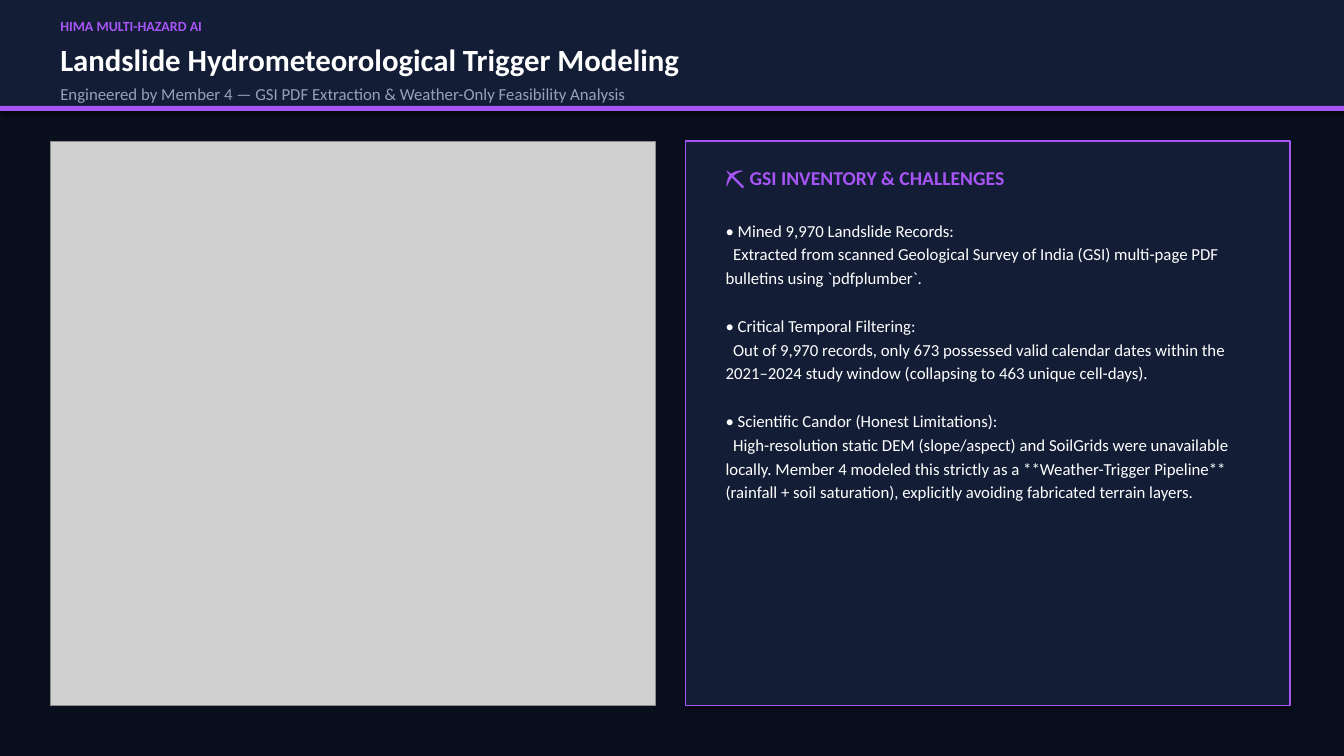
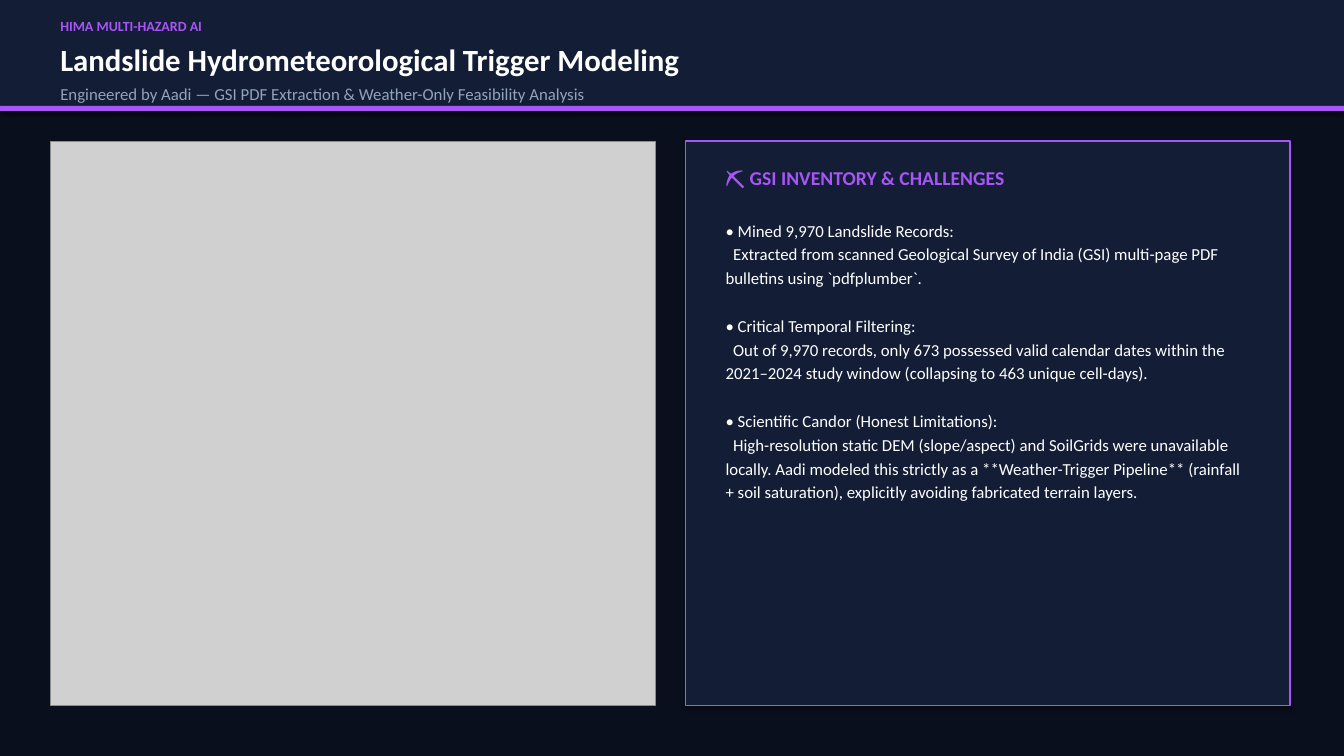
Before and after one commit to ujjww4ll/HIMA, a slide deck: slide 17 of Flood_Prediction_and_Early_Warning_System.pptx. Drawn at 1344x756 pixels with LibreOffice and Linux fonts; fonts in the diff are those of the drawing; grey boxes stand for pictures. Boxes give left, top, right and bottom in pixels: in the first picture for what was removed or moved away, otherwise in the second. Text is boxed around its words. In the diff, an @@ line names an element or a change of style, - is before the commit and + after.

Commit message:
Update 7-member roster: M1-Sachin, M2-Anshul, M3-Ujjwal, M4-Aadi, M5-Malvika, M6-Shubhangi, M7-Sonam

```diff
--- a/Flood_Prediction_and_Early_Warning_System.pptx
+++ b/Flood_Prediction_and_Early_Warning_System.pptx
@@ text at (60, 88, 584, 103): text changed @@
-Engineered by Member 4 — GSI PDF Extraction & Weather-Only Feasibility Analysis
+Engineered by Aadi — GSI PDF Extraction & Weather-Only Feasibility Analysis
@@ text at (726, 439, 1240, 501): text changed @@
-High-resolution static DEM (slope/aspect) and SoilGrids were unavailable locally. Member 4 modeled this strictly as a **Weather-Trigger Pipeline** (rainfall + soil saturation), explicitly avoiding fabricated terrain layers.
+High-resolution static DEM (slope/aspect) and SoilGrids were unavailable locally. Aadi modeled this strictly as a **Weather-Trigger Pipeline** (rainfall + soil saturation), explicitly avoiding fabricated terrain layers.
```
Also in this commit, not shown: 14 other slides changed, 5 other files.
